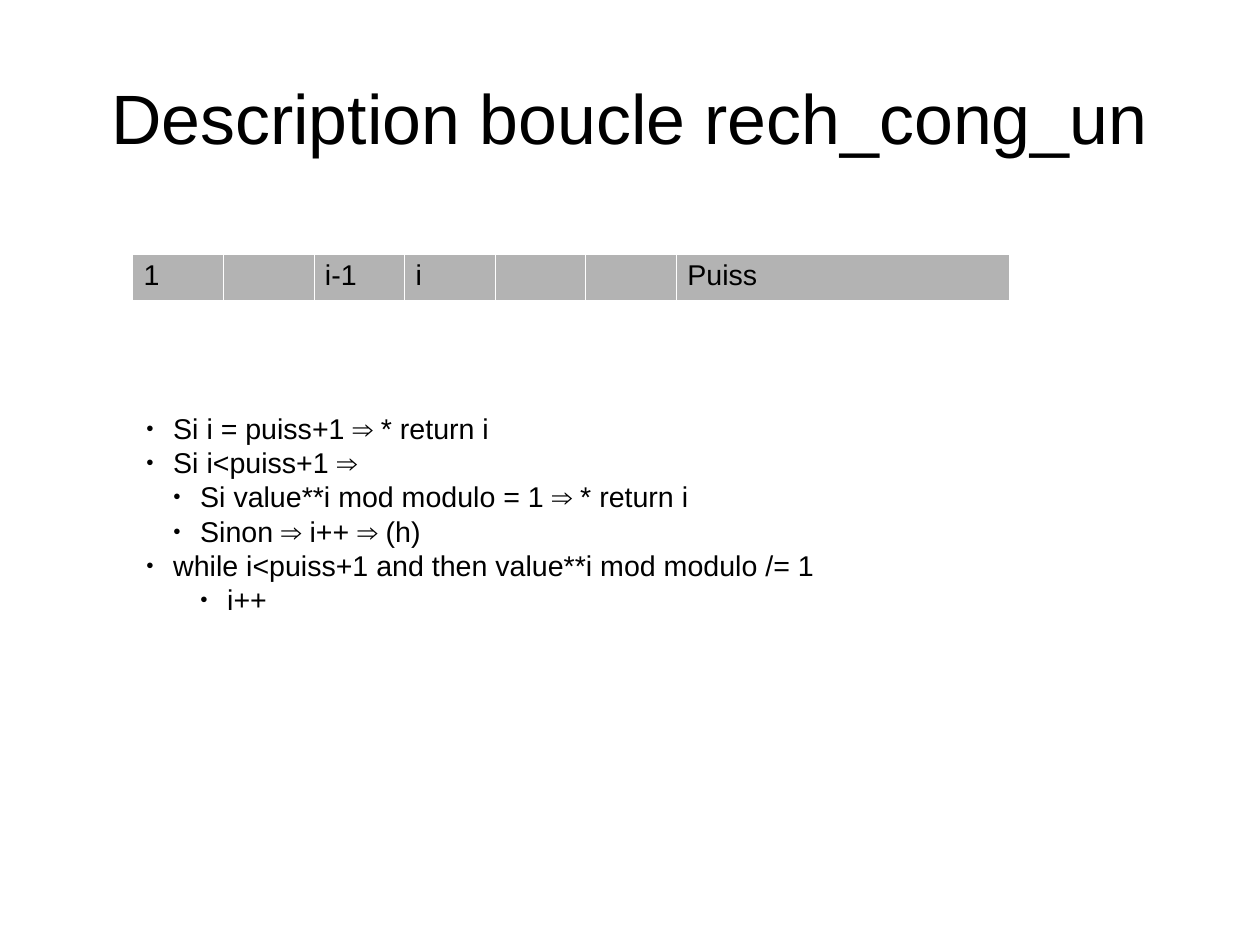
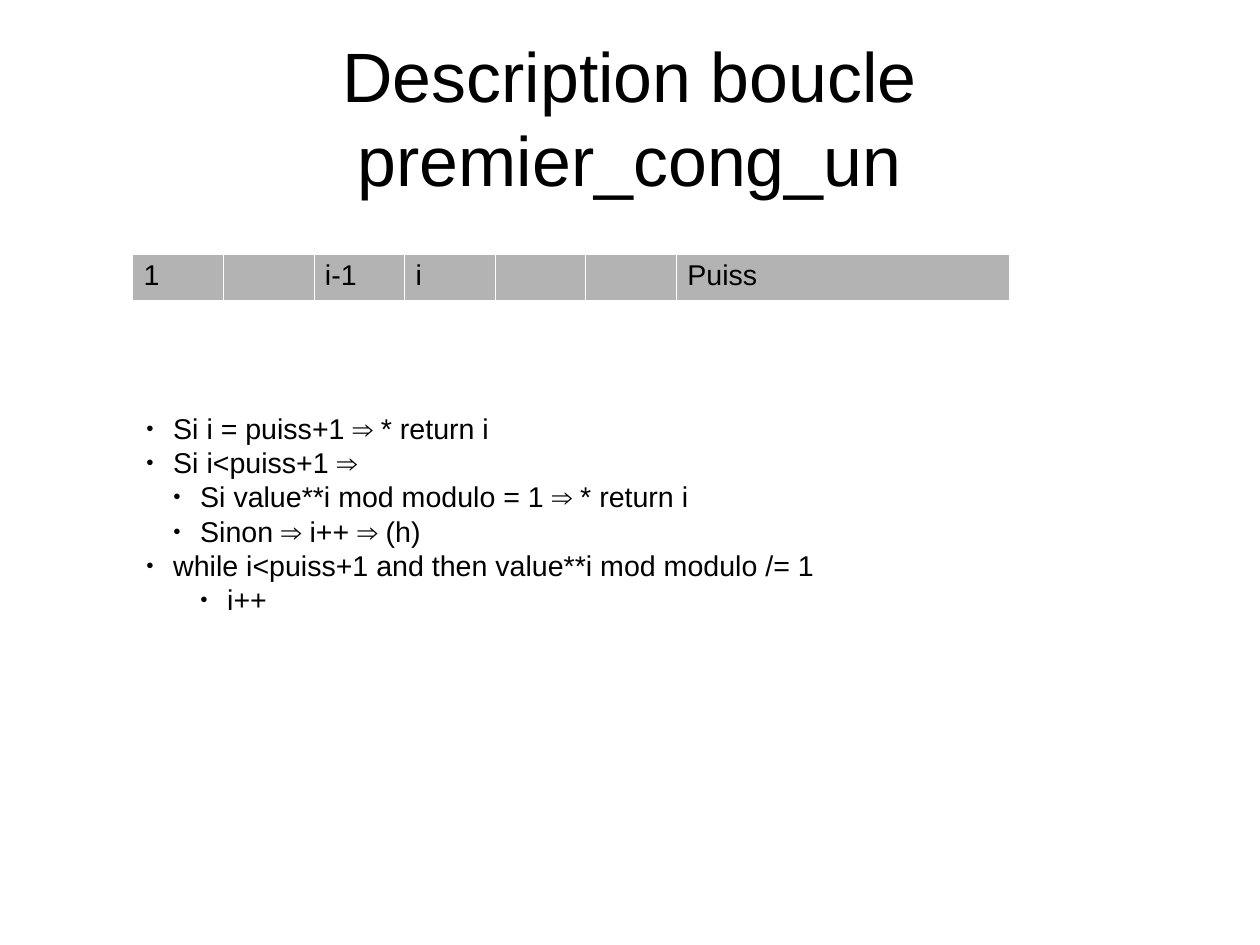
Before and after one commit to CallisteHanriat/congru, a slide deck: slide 10 of schema_congru.odp. Drawn at 1260x945 pixels with LibreOffice and Linux fonts; fonts in the diff are those of the drawing. Boxes give left, top, right and bottom in pixels: in the first picture for what was removed or moved away, otherwise in the second. Text is boxed around its words. In the diff, an @@ line names an element or a change of style, - is before the commit and + after.

Commit message:
Changement de nom pour la fonction rech_cong_un en premier_cong_un

```diff
--- a/schema_congru.odp
+++ b/schema_congru.odp
@@ title at box(342, 51, 917, 199): text changed @@
-Description boucle rech_cong_un
+Description boucle premier_cong_un
```
Also in this commit, not shown: 1 other slide changed, 2 other files.
